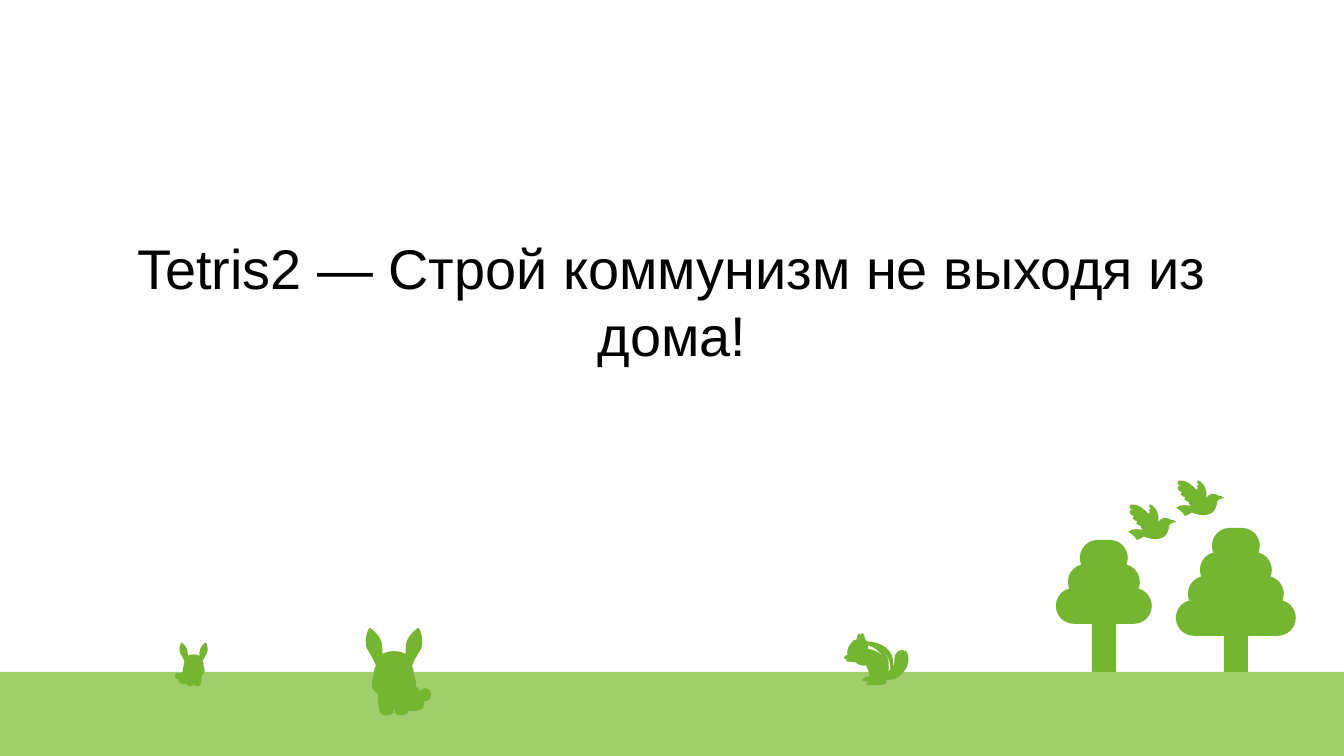
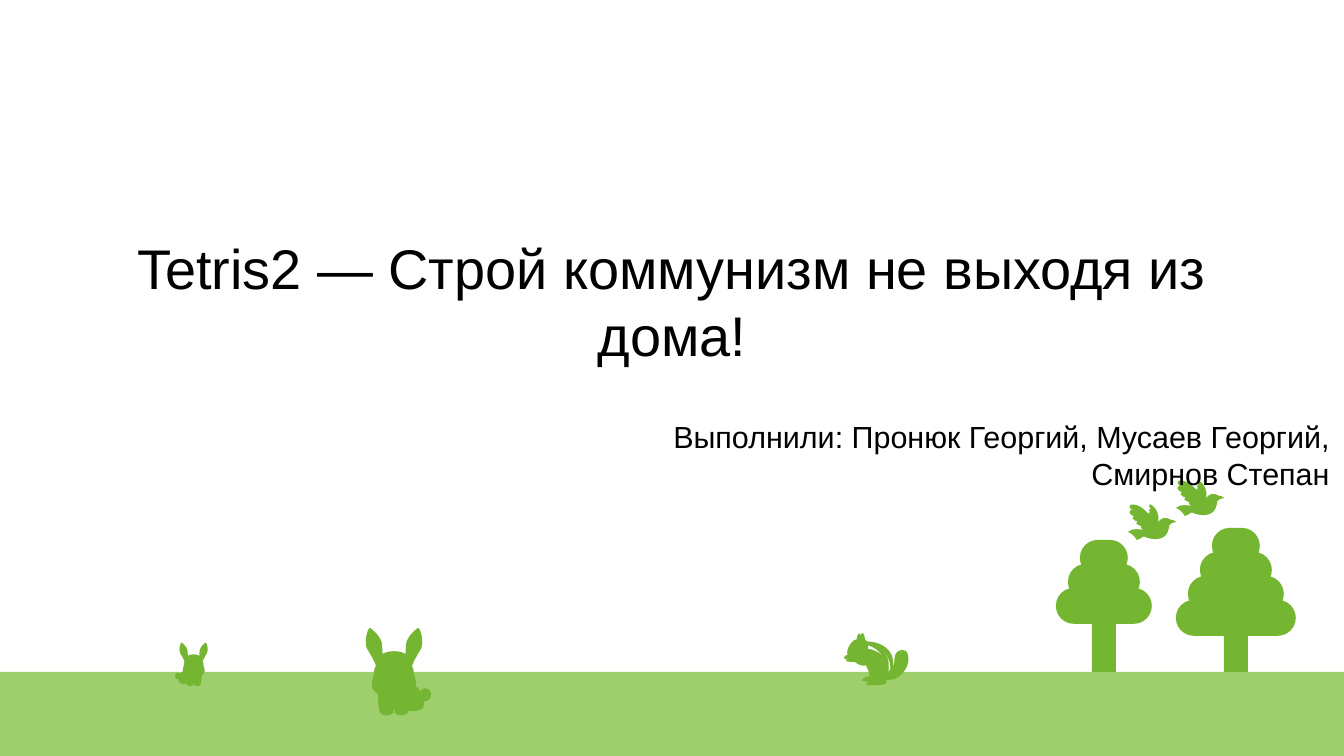
Before and after one commit to gepron1x/tetris2, a slide deck: slide 1 of презентация.pptx. Drawn at 1344x756 pixels with LibreOffice and Linux fonts; fonts in the diff are those of the drawing. Boxes give left, top, right and bottom in pixels: in the first picture for what was removed or moved away, otherwise in the second. Text is boxed around its words. In the diff, an @@ line names an element or a change of style, - is before the commit and + after.

Commit message:
presentation

```diff
--- a/презентация.pptx
+++ b/презентация.pptx
@@ text added at box(673, 425, 1330, 491), 18 pt, text #000000 @@
+Выполнили: Пронюк Георгий, Мусаев Георгий, Смирнов Степан
```
Also in this commit, not shown: 1 other slide changed.
